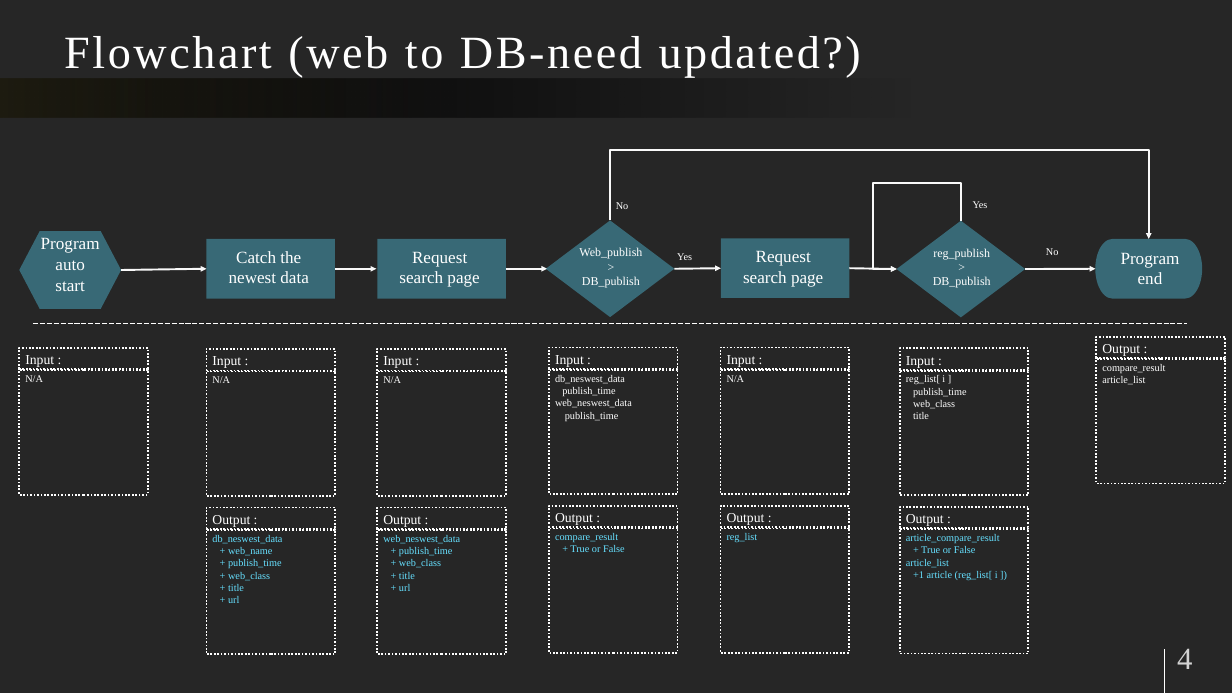
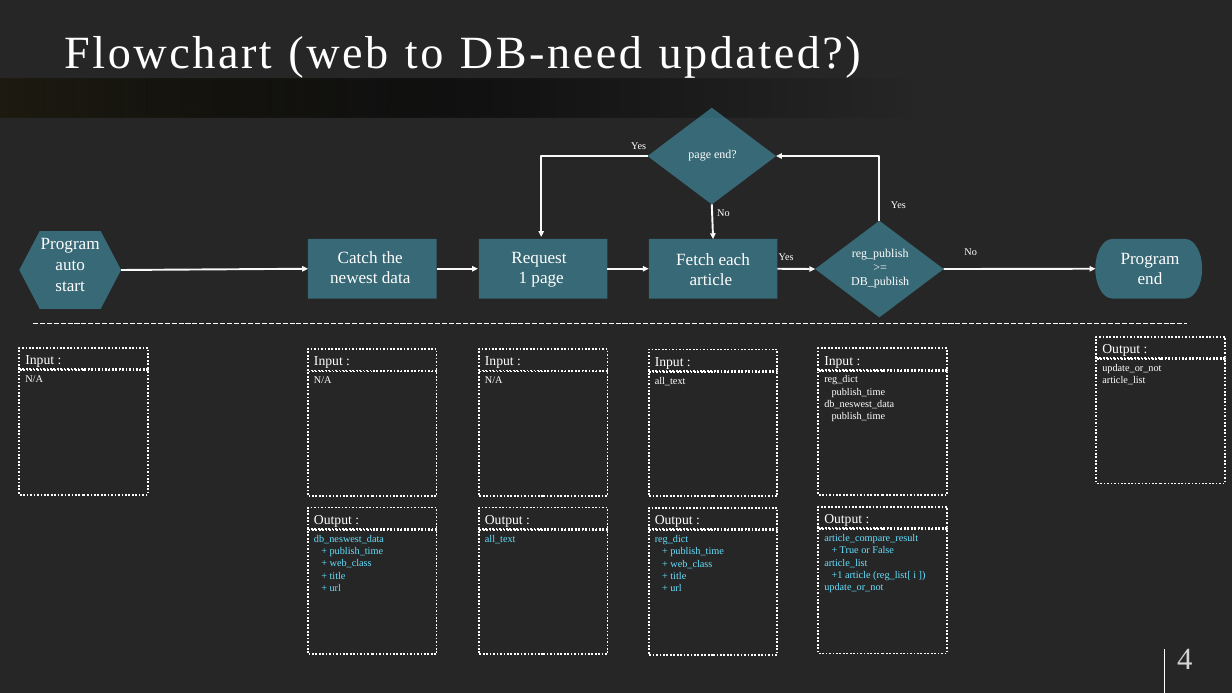
Before and after one commit to Hua-cin/Banana_project_news_web, a slide deck: slide 4 of Banana_project_news_web.pptx. Drawn at 1232x693 pixels with LibreOffice and Linux fonts; fonts in the diff are those of the drawing. Boxes give left, top, right and bottom in pixels: in the first picture for what was removed or moved away, otherwise in the second. Text is boxed around its words. In the diff, an @@ line names an element or a change of style, - is before the commit and + after.

```diff
--- a/Banana_project_news_web.pptx
+++ b/Banana_project_news_web.pptx
@@ diamond: place and size @@
-diamond at <box>546,221,675,317</box>
+diamond at <box>647,108,776,205</box>
@@ group added at <box>541,142,777,299</box>: 1 rectangle, 1 elbow arrow, 1 arrow, 1 text @@
+Fetch each article
+Yes
@@ text added at <box>688,149,737,161</box>, 14 pt, text #FFFFFF @@
+page end?
@@ elbow arrow moved from (961, 221) - (896, 269) to (879, 221) - (776, 156) @@
@@ text "No": place and size @@
-text "No" at <box>616,202,629,209</box>
+text "No" at <box>717,209,730,216</box>
@@ arrow moved from (121, 270) - (206, 269) to (121, 270) - (308, 269) @@
@@ text at <box>511,252,566,287</box>: text changed @@
-Request search page
+Request
+1 page
@@ arrow moved from (675, 269) - (721, 268) to (777, 269) - (815, 269) @@
@@ text at <box>851,248,909,288</box>: text changed @@
->
+>=
@@ group removed at <box>579,150,1149,298</box>: 2 texts, 1 elbow arrow, 1 rectangle, 1 arrow @@
-Web_publish
->
-DB_publish
-Request search page
@@ arrow moved from (1025, 269) - (1095, 269) to (944, 269) - (1095, 269) @@
@@ text in rectangle at <box>655,377,686,386</box>: text changed @@
-db_neswest_data
-publish_time
-web_neswest_data
-publish_time
+all_text
@@ 4 rectangles, 3 texts, 1 diamond: place and size @@
-4 rectangles, 3 texts, 1 diamond at <box>896,201,1059,654</box>
+4 rectangles, 3 texts, 1 diamond at <box>815,201,977,654</box>
@@ text in rectangle at <box>824,375,858,384</box>: text changed @@
-reg_list[ i ]
+reg_dict
@@ text in rectangle at <box>1102,364,1161,373</box>: text changed @@
-compare_result
+update_or_not
@@ text in rectangle at <box>824,400,894,421</box>: text changed @@
-  web_class
-  title
+  db_neswest_data
+  publish_time
@@ text in rectangle at <box>485,535,516,544</box>: text changed @@
-web_neswest_data
-  + publish_time
-  + web_class
-  + title
-  + url
+all_text
@@ 14 rectangles, 2 texts, 2 arrows: place and size @@
-14 rectangles, 2 texts, 2 arrows at <box>206,239,692,655</box>
+14 rectangles, 2 texts, 2 arrows at <box>308,239,794,655</box>
@@ text in rectangle at <box>655,535,724,591</box>: text changed @@
-compare_result
-+ True or False
+reg_dict
+  + publish_time
+  + web_class
+  + title
+  + url
@@ group removed at <box>720,347,849,653</box>: 4 rectangles @@
-Input :
-N/A
-Output :
-reg_list
@@ text in rectangle at <box>228,547,272,556</box>: paragraph removed @@
-  + web_name
@@ text in rectangle at <box>824,583,883,592</box>: paragraph added @@
+update_or_not
```
Also in this commit, not shown: 3 other files.
